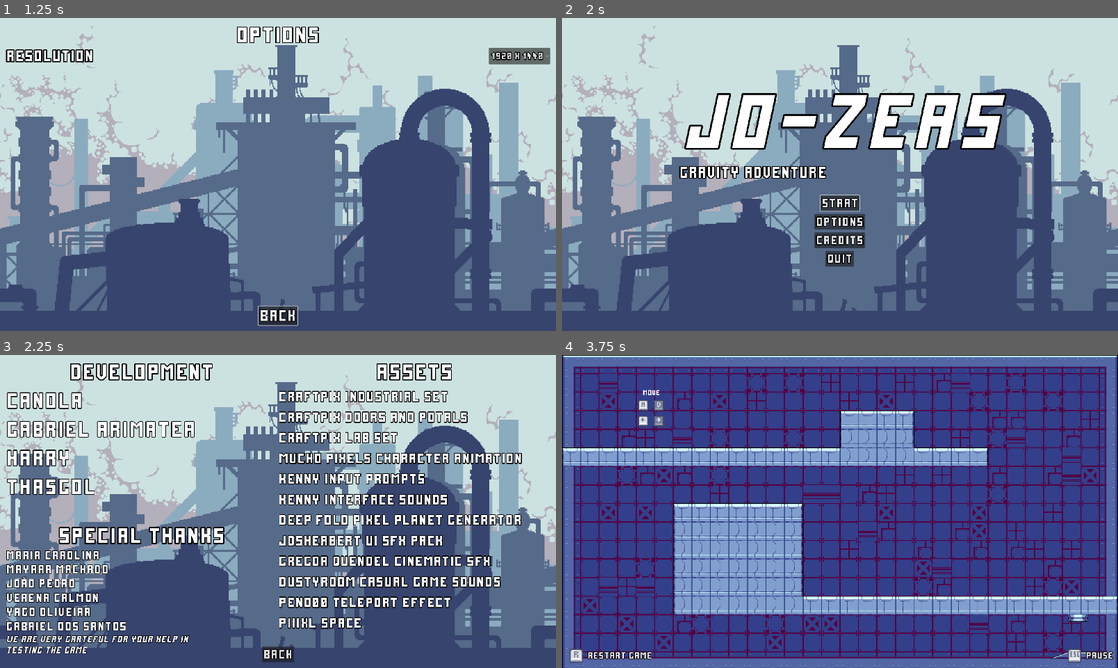
Above: before the commit, frames 1-4 (two rows, left to right).
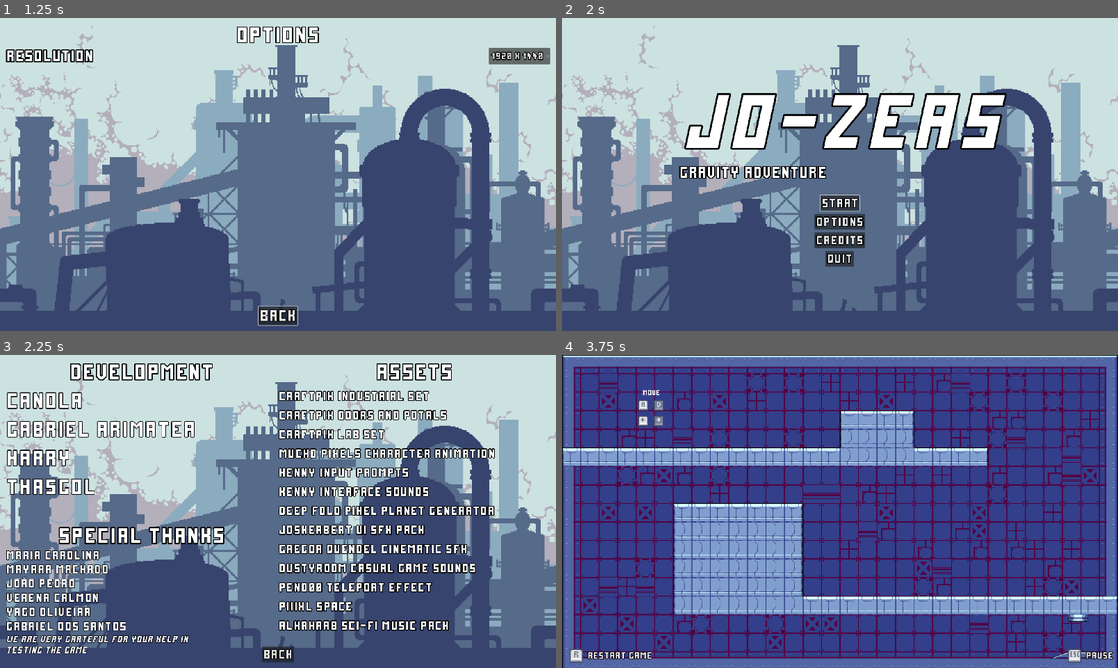
Above: after the commit, the same moments.

Repository: Harry32/ThinkyGameJam
Game: Godot game, scene res://scenes/game.tscn
Two runs of this game, one before a commit and one after it. Both use one fixed random seed, a clock stepped at 60 frames per second and the inputs below.
Inputs:
- Up to frame 1 (1.25 s): click "Options" at 0.5 s
- Up to frame 2 (2 s): click "Back" at 1.25 s
- Up to frame 3 (2.25 s): click "Credits" at 2 s
- Up to frame 4 (3.75 s): click "Back" at 2.75 s; click "Start" at 3.5 s

Frames 1-2 are identical in both runs. In frame 3, 16% of the frame differs, in the area x 50-94%, y 11-89%; in frame 4, nothing differs.

Commit message:
Adding songs

Diff:
--- a/scenes/game.tscn
+++ b/scenes/game.tscn
@@ -1,8 +1,9 @@
-[gd_scene load_steps=4 format=3 uid="uid://m7vhdgdldirk"]
+[gd_scene load_steps=5 format=3 uid="uid://m7vhdgdldirk"]
 
 [ext_resource type="Script" path="res://scripts/game.gd" id="1_eh23n"]
 [ext_resource type="PackedScene" uid="uid://buux3qlm27xb2" path="res://scenes/ui/instruction.tscn" id="2_ssdpc"]
 [ext_resource type="PackedScene" uid="uid://bhoiqqokfqnm7" path="res://scenes/ui/pause_screen.tscn" id="3_7sdjp"]
+[ext_resource type="AudioStream" uid="uid://5p2lb2thfiv3" path="res://sounds/musics/Sci-Fi 1 Loop.mp3" id="4_gih1w"]
 
 [node name="Game" type="Node"]
 process_mode = 3
@@ -11,3 +12,8 @@
 [node name="Instruction" parent="." instance=ExtResource("2_ssdpc")]
 
 [node name="PauseScreen" parent="." instance=ExtResource("3_7sdjp")]
+
+[node name="AudioStreamPlayer" type="AudioStreamPlayer" parent="."]
+stream = ExtResource("4_gih1w")
+volume_db = -10.0
+autoplay = true
--- a/scenes/screens/credits_screen.tscn
+++ b/scenes/screens/credits_screen.tscn
@@ -126,88 +126,95 @@
 
 [node name="LinkButton" type="LinkButton" parent="MarginContainer/HBoxContainer/VBoxContainer2"]
 layout_mode = 2
-theme_override_font_sizes/font_size = 45
+theme_override_font_sizes/font_size = 40
 text = "Craftpix Industrial Set"
 underline = 2
 uri = "https://free-game-assets.itch.io/free-industrial-zone-tileset-pixel-art"
 
 [node name="LinkButton2" type="LinkButton" parent="MarginContainer/HBoxContainer/VBoxContainer2"]
 layout_mode = 2
-theme_override_font_sizes/font_size = 45
+theme_override_font_sizes/font_size = 40
 text = "Craftpix Doors and Potals"
 underline = 2
 uri = "https://free-game-assets.itch.io/doors-and-portals-pixel-art-asset-pack"
 
 [node name="LinkButton3" type="LinkButton" parent="MarginContainer/HBoxContainer/VBoxContainer2"]
 layout_mode = 2
-theme_override_font_sizes/font_size = 45
+theme_override_font_sizes/font_size = 40
 text = "Craftpix Lab Set"
 underline = 2
 uri = "https://free-game-assets.itch.io/lab-game-tileset-pixel-art"
 
 [node name="LinkButton4" type="LinkButton" parent="MarginContainer/HBoxContainer/VBoxContainer2"]
 layout_mode = 2
-theme_override_font_sizes/font_size = 45
+theme_override_font_sizes/font_size = 40
 text = "Mucho Pixels Character Animation"
 underline = 2
 uri = "https://muchopixels.itch.io/character-animation-asset-pack"
 
 [node name="LinkButton5" type="LinkButton" parent="MarginContainer/HBoxContainer/VBoxContainer2"]
 layout_mode = 2
-theme_override_font_sizes/font_size = 45
+theme_override_font_sizes/font_size = 40
 text = "Kenny Input Prompts"
 underline = 2
 uri = "https://www.kenney.nl/assets/input-prompts-pixel-16"
 
 [node name="LinkButton6" type="LinkButton" parent="MarginContainer/HBoxContainer/VBoxContainer2"]
 layout_mode = 2
-theme_override_font_sizes/font_size = 45
+theme_override_font_sizes/font_size = 40
 text = "Kenny Interface Sounds"
 underline = 2
 uri = "https://www.kenney.nl/assets/interface-sounds"
 
 [node name="LinkButton7" type="LinkButton" parent="MarginContainer/HBoxContainer/VBoxContainer2"]
 layout_mode = 2
-theme_override_font_sizes/font_size = 45
+theme_override_font_sizes/font_size = 40
 text = "Deep Fold Pixel Planet Generator"
 underline = 2
 uri = "https://deep-fold.itch.io/pixel-planet-generator"
 
 [node name="LinkButton8" type="LinkButton" parent="MarginContainer/HBoxContainer/VBoxContainer2"]
 layout_mode = 2
-theme_override_font_sizes/font_size = 45
+theme_override_font_sizes/font_size = 40
 text = "JDSherbert UI SFX Pack"
 underline = 2
 uri = "https://jdsherbert.itch.io/ultimate-ui-sfx-pack"
 
 [node name="LinkButton9" type="LinkButton" parent="MarginContainer/HBoxContainer/VBoxContainer2"]
 layout_mode = 2
-theme_override_font_sizes/font_size = 45
+theme_override_font_sizes/font_size = 40
 text = "Gregor Quendel Cinematic SFX"
 underline = 2
 uri = "https://gregor-quendel.itch.io/free-cinematic-sound-effects"
 
 [node name="LinkButton10" type="LinkButton" parent="MarginContainer/HBoxContainer/VBoxContainer2"]
 layout_mode = 2
-theme_override_font_sizes/font_size = 45
+theme_override_font_sizes/font_size = 40
 text = "Dustyroom Casual Game Sounds  "
 underline = 2
 uri = "https://dustyroom.com/free-casual-game-sounds/"
 
 [node name="LinkButton11" type="LinkButton" parent="MarginContainer/HBoxContainer/VBoxContainer2"]
 layout_mode = 2
-theme_override_font_sizes/font_size = 45
+theme_override_font_sizes/font_size = 40
 text = "pend00 Teleport effect"
 underline = 2
 uri = "https://godotshaders.com/shader/teleport-effect/"
 
 [node name="LinkButton12" type="LinkButton" parent="MarginContainer/HBoxContainer/VBoxContainer2"]
 layout_mode = 2
-theme_override_font_sizes/font_size = 45
+theme_override_font_sizes/font_size = 40
 text = "Piiixl Space"
 underline = 2
 uri = "https://piiixl.itch.io/space"
 
+[node name="LinkButton13" type="LinkButton" parent="MarginContainer/HBoxContainer/VBoxContainer2"]
+layout_mode = 2
+theme_override_font_sizes/font_size = 40
+text = "Alkakrab Sci-Fi Music Pack"
+underline = 2
+uri = "https://alkakrab.itch.io/free-sci-fi-game-music-pack"
+
 [node name="CenterContainer" type="CenterContainer" parent="MarginContainer"]
 layout_mode = 2
 size_flags_horizontal = 4
--- a/scripts/credits_screen.gd
+++ b/scripts/credits_screen.gd
@@ -1,8 +1,5 @@
 extends Control
 
 
-var main_screen = "res://scenes/screens/main_screen.tscn"
-
-
 func _on_button_pressed():
-	LevelsInformation.change_screen(main_screen)
+	LevelsInformation.start_screen()
--- a/scripts/game.gd
+++ b/scripts/game.gd
@@ -17,13 +17,18 @@
 		LevelsInformation.restart_level()
 
 
-func change_scene(scene: String, showInstructions: bool):
+func change_scene(scene: String, showInstructions: bool, music: String):
 	$PauseScreen.hide()
-	if get_child_count() > 2:
-		get_child(2).queue_free()
+	if get_child_count() > 3:
+		get_child(3).queue_free()
 	call_deferred("add_child", load(scene).instantiate())
 
 	if showInstructions:
 		$Instruction.show()
 	else:
 		$Instruction.hide()
+
+	if $AudioStreamPlayer.stream.resource_path != music:
+		$AudioStreamPlayer.stop()
+		$AudioStreamPlayer.stream = load(music)
+		$AudioStreamPlayer.play()
--- a/scripts/globals/levels_information.gd
+++ b/scripts/globals/levels_information.gd
@@ -1,7 +1,7 @@
 extends Node
 
 
-signal change_scene(scene: String, showInstructions: bool)
+signal change_scene(scene: String, showInstructions: bool, music: String)
 
 
 var levels : Array[String] = [
@@ -21,16 +21,21 @@
 ]
 
 var main_screen: String = "res://scenes/screens/main_screen.tscn"
+var option_screen = "res://scenes/screens/options_screen.tscn"
 var credit_screen: String = "res://scenes/screens/credits_screen.tscn"
 var current_scene: String
 var current_level: int = 0
+
+var main_song = "res://sounds/musics/Sci-Fi 1 Loop.mp3"
+var level_song = "res://sounds/musics/Sci-Fi 6 Loop.mp3"
+var credits_song = "res://sounds/musics/OdeToJosieneSpace.mp3"
 
 
 func next_level():
 	if current_level < levels.size() -1:
 		current_level += 1
 		current_scene = levels[current_level]
-		change_scene.emit(levels[current_level], true)
+		change_scene.emit(levels[current_level], true, level_song)
 	else:
 		credits_screen()
 
@@ -39,32 +44,37 @@
 	if current_level > 0:
 		current_level -= 1
 		current_scene = levels[current_level]
-		change_scene.emit(levels[current_level], true)
+		change_scene.emit(levels[current_level], true, level_song)
 
 
 func start_game():
 	current_level = 0
 	current_scene = levels[current_level]
-	change_scene.emit(current_scene, true)
+	change_scene.emit(current_scene, true, level_song)
 
 
 func start_screen():
 	current_scene = main_screen
-	change_scene.emit(main_screen,false)
+	change_scene.emit(main_screen, false, main_song)
 
 
 func credits_screen():
 	current_scene = credit_screen
-	change_scene.emit(credit_screen, false)
+	change_scene.emit(credit_screen, false, credits_song)
+
+
+func options_screen():
+	current_scene = credit_screen
+	change_scene.emit(option_screen, false, main_song)
 
 
 func restart_level():
-	change_scene.emit(current_scene, false)
+	change_scene.emit(current_scene, false, level_song)
 
 
-func change_screen(scene: String, showInstructions: bool = false):
+func change_screen(scene: String, showInstructions: bool = false, music: String = "res://sounds/musics/Sci-Fi 1 Loop.mp3"):
 	current_scene = scene
-	change_scene.emit(scene, showInstructions)
+	change_scene.emit(scene, showInstructions, music)
 
 
 func enable_ui():
--- a/scripts/main_screen.gd
+++ b/scripts/main_screen.gd
@@ -1,7 +1,4 @@
 extends Control
-
-var options_screen = "res://scenes/screens/options_screen.tscn"
-var credits_screen = "res://scenes/screens/credits_screen.tscn"
 
 @onready var start_button = $MarginContainer/Controls/StartButton
 
@@ -15,7 +12,7 @@
 
 
 func _on_options_button_pressed():
-	LevelsInformation.change_screen(options_screen)
+	LevelsInformation.options_screen()
 
 
 func _on_quit_button_pressed():
@@ -23,4 +20,4 @@
 
 
 func _on_credits_button_pressed():
-	LevelsInformation.change_screen(credits_screen)
+	LevelsInformation.credits_screen()
--- a/scripts/options_screen.gd
+++ b/scripts/options_screen.gd
@@ -1,6 +1,5 @@
 extends Control
 
-var main_screen = "res://scenes/screens/main_screen.tscn"
 @onready var exit_button = $MarginContainer/VBoxContainer/ExitButton
 @onready var option_button = $MarginContainer/VBoxContainer/HBoxContainer/OptionButton
 
@@ -19,7 +18,7 @@
 
 
 func _on_exit_button_pressed():
-	LevelsInformation.change_screen(main_screen)
+	LevelsInformation.start_screen()
 
 
 func _on_option_button_item_selected(index):
Not shown, added: sounds/musics/Sci-Fi 1 Loop.mp3.import
Not shown, added: sounds/musics/Sci-Fi 6 Loop.mp3.import
Not shown, added: sounds/musics/Sci-Fi 1 Loop.mp3
Not shown, added: sounds/musics/Sci-Fi 6 Loop.mp3
